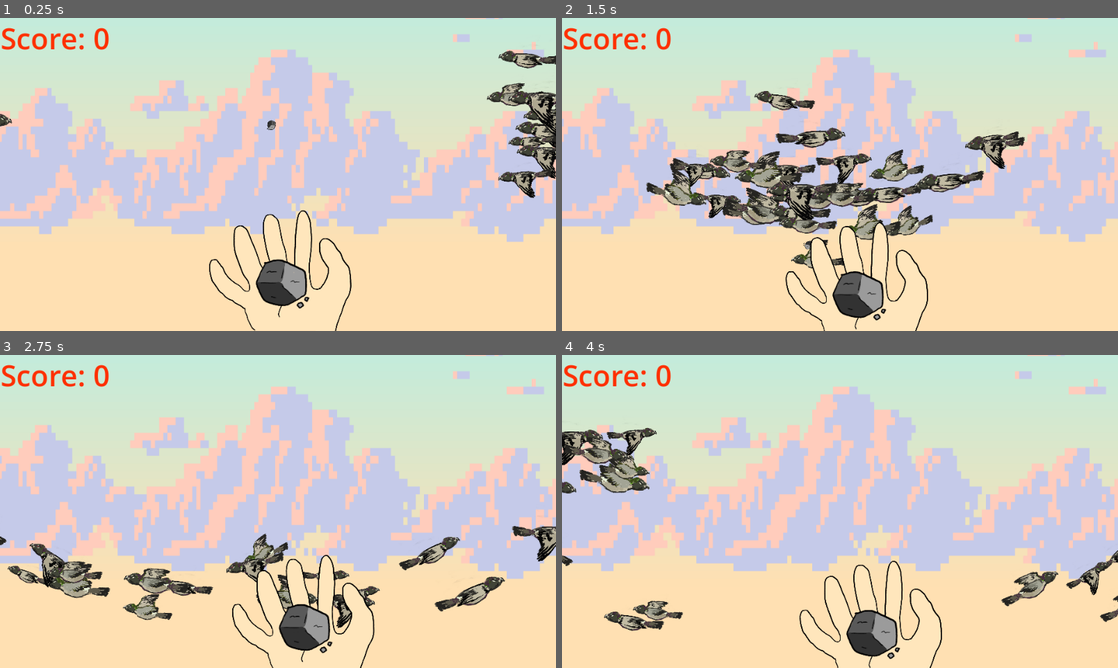
Above: before the commit, frames 1-4 (two rows, left to right).
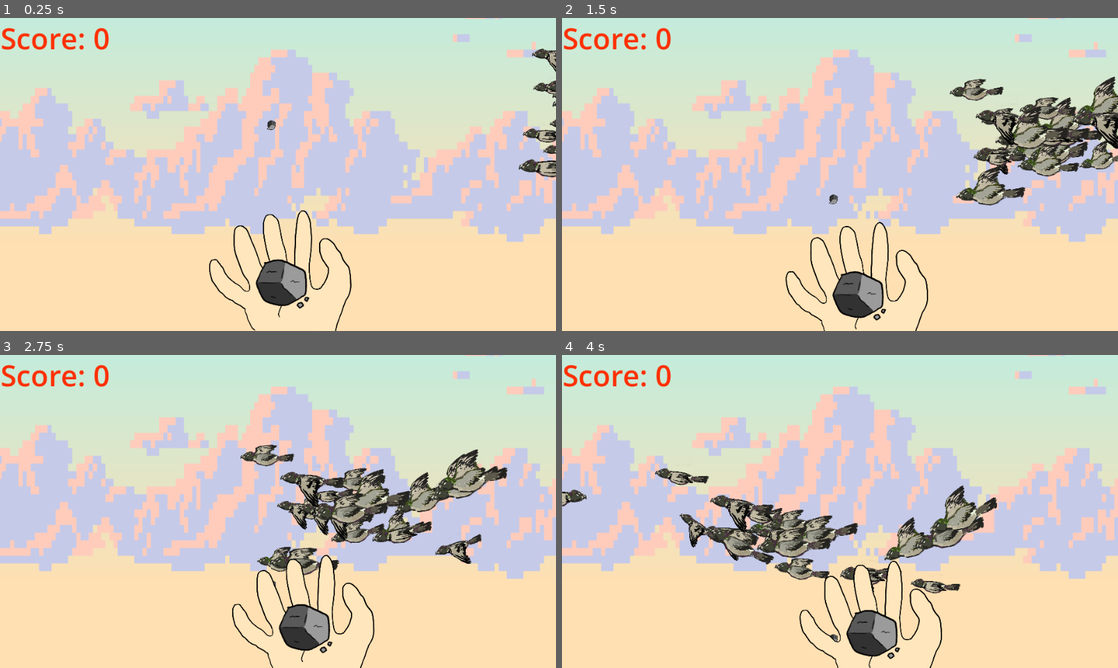
Above: after the commit, the same moments.

Repository: terebigeemu/utsjam
Game: Godot game, scene res://main.tscn
The game is run twice, just before and just after one commit, with the same random seed, the same clock (stepped at 60 frames per second) and the same inputs.
Inputs (mouse positions are in pixels of both pictures, inside the frame that each line leads up to):
- Up to frame 1 (0.25 s): no input
- Up to frame 2 (1.5 s): move the mouse to (962, 158) at 0.52 s; click (962, 158) at 0.6 s; move the mouse to (728, 190) at 1.27 s; click (728, 190) at 1.35 s
- Up to frame 3 (2.75 s): move the mouse to (333, 442) at 2.02 s; click (333, 442) at 2.1 s
- Up to frame 4 (4 s): move the mouse to (812, 574) at 2.77 s; click (812, 574) at 2.85 s; move the mouse to (1006, 558) at 3.52 s; click (1006, 558) at 3.6 s

The runs differ from the first frame. In frame 1, 2.7% of the frame differs, in the area x 0-100%, y 9-58%; in frame 2, 15%, in the area x 15-100%, y 18-80%; in frame 3, 11%; in frame 4, 10%.

Commit message:
Bird hand logic

Diff:
--- a/main.tscn
+++ b/main.tscn
@@ -194,7 +194,7 @@
 physics_material_override = SubResource("PhysicsMaterial_5vw27")
 
 [node name="CollisionShape2D" type="CollisionShape2D" parent="LeftWall/LeftWallStaticBody" unique_id=585325422]
-position = Vector2(476, 550)
+position = Vector2(1479.8937, 563.3868)
 scale = Vector2(1.0800074, 1)
 shape = SubResource("RectangleShape2D_w7tit")
 
--- a/scripts/test_bird.gd
+++ b/scripts/test_bird.gd
@@ -46,7 +46,7 @@
 	if sprite.rotation < - PI/2 or sprite.rotation > PI/2:
 		sprite.rotation = (-0.01 + 0.15 * randf())
 	var translation := Vector2.from_angle(sprite.rotation - 0.226).normalized()
-	physics.position += translation * - sprite_speed * 500 * delta
+	physics.position += translation * - sprite_speed * 100 * delta
 	sprite.position += translation * - sprite_speed * 100 * delta
 	collision_shape.position += translation * - sprite_speed * 100 * delta
 	# Force the bird to fly up if it is crashing into the ground
--- a/test/test_bird.tscn
+++ b/test/test_bird.tscn
@@ -28,7 +28,7 @@
 
 [sub_resource type="CircleShape2D" id="CircleShape2D_72jeb"]
 
-[node name="Node2D" type="Node2D" unique_id=1922979459]
+[node name="Node2D2" type="Node2D" unique_id=1922979459]
 position = Vector2(-1, -1)
 script = ExtResource("1_ejgwb")
 
--- a/test/test_flock_scene.gd
+++ b/test/test_flock_scene.gd
@@ -6,7 +6,7 @@
 # Timer Function from Thomas
 
 func _ready():
-	pigeon_spawn()
+	#pigeon_spawn()
 	_random_time()
 
 func _random_time():
@@ -18,7 +18,7 @@
 # Modified Loop from Leo
 func pigeon_spawn():
 	var dir := bool(randi() % 2)
-	for i in range(20):
+	for i in range(2):
 		var instance = bird_node.instantiate()
 		var pos := Vector2.from_angle(2*PI*randf())
 		pos *= 100 * randf()
